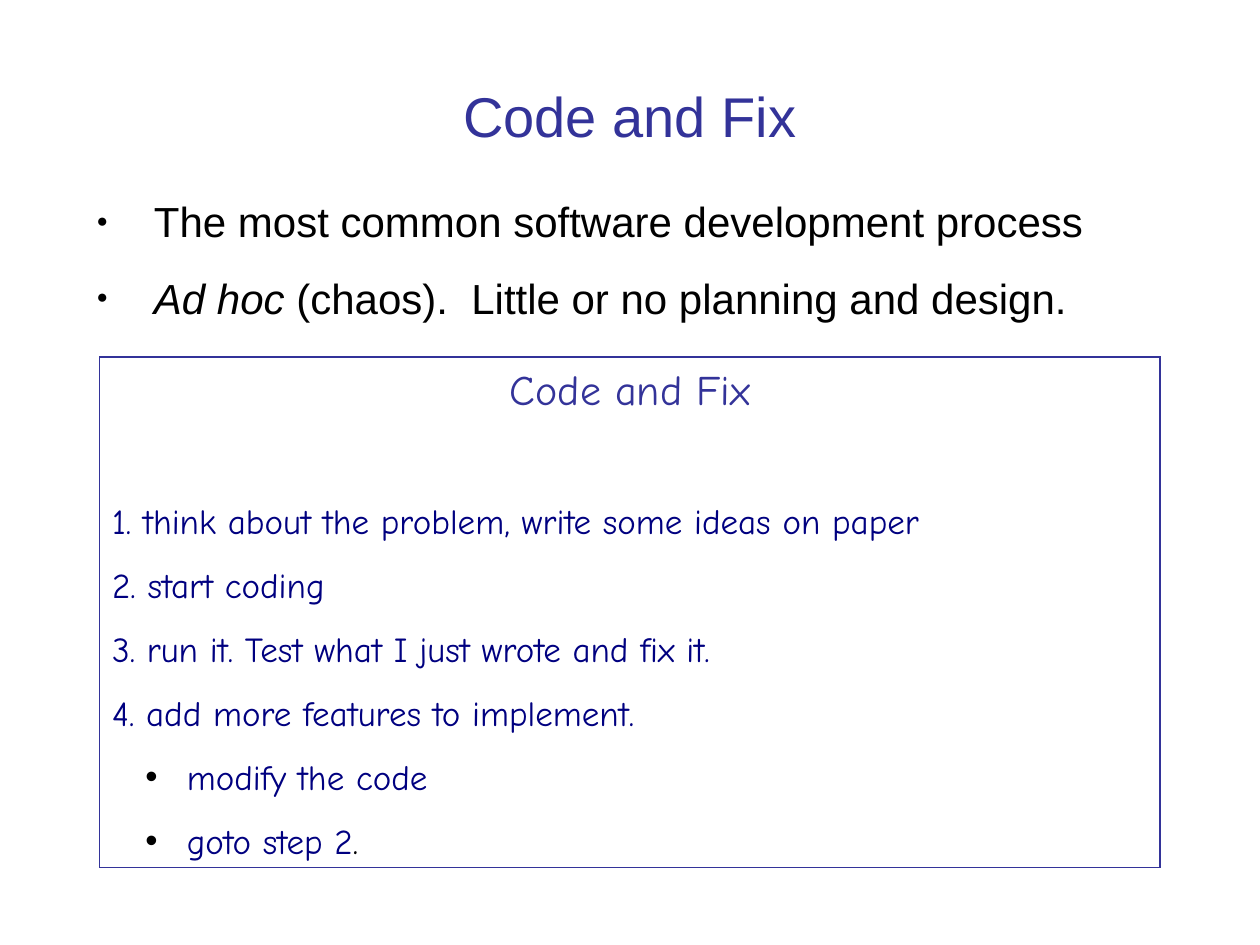
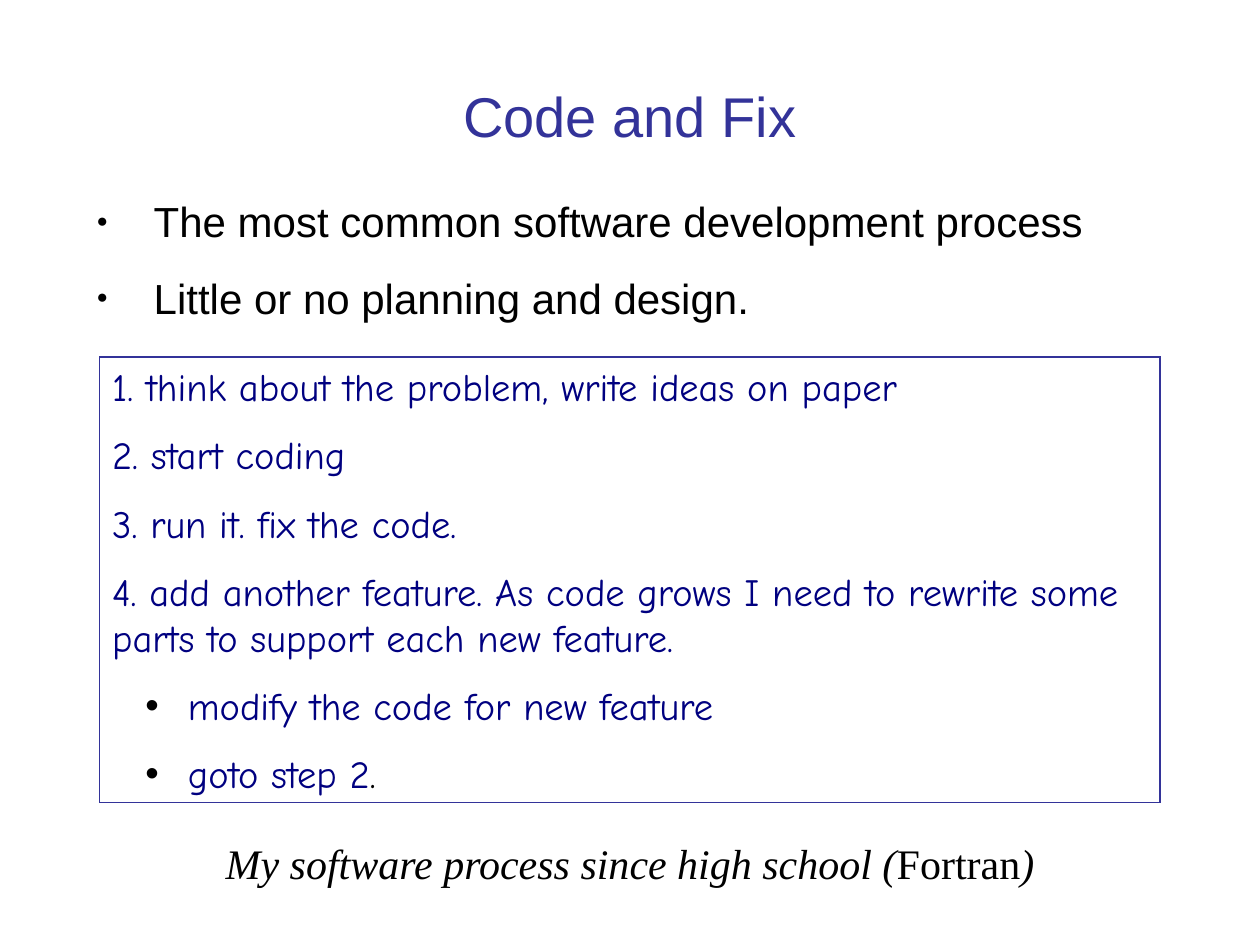
Before and after one commit to cpske/ISP, a slide deck: slide 23 of software-process/Introduction-software-process.ppt (slide 25 before the commit). Drawn at 1260x945 pixels with LibreOffice and Linux fonts; fonts in the diff are those of the drawing. Boxes give left, top, right and bottom in pixels: in the first picture for what was removed or moved away, otherwise in the second. Text is boxed around its words. In the diff, an @@ line names an element or a change of style, - is before the commit and + after.

Commit message:
improve intro to process

```diff
--- a/software-process/Introduction-software-process.ppt
+++ b/software-process/Introduction-software-process.ppt
@@ text at (154,283,749,322): text changed @@
-● Ad hoc (chaos). Little or no planning and design.
+● Little or no planning and design.
@@ rectangle "1. think about the problem, ...": place and size @@
-rectangle "1. think about the problem, ..." at (100,357,1160,867)
+rectangle "1. think about the problem, ..." at (100,357,1160,803)
@@ text in rectangle at (112,374,897,409): text changed; size 20 to 22 pt @@
-Code and Fix
-1. think about the problem, write some ideas on paper
+1. think about the problem, write ideas on paper
@@ text in rectangle at (112,442,376,796): size 20 to 22 pt in "2. start coding", "goto step 2." @@
@@ text in rectangle at (112,511,1118,728): text changed; size 20 to 22 pt @@
-3. run it. Test what I just wrote and fix it.
-4. add more features to implement.
-  • modify the code
+3. run it. fix the code.
+4. add another feature. As code grows I need to rewrite some parts to support each new feature.
+  • modify the code for new feature
@@ text added at (226,849,1034,888), 24 pt, text #000000, italic @@
+My software process since high school (Fortran)
```
Also in this commit, not shown: 23 other slides changed, 13 slides added, 23 slides removed, 4 other files.
